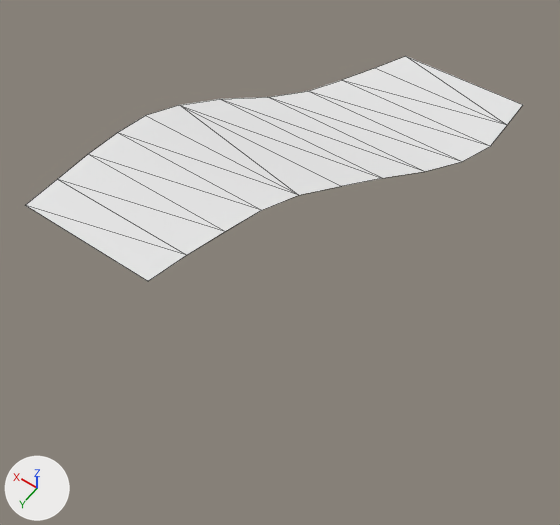
The OBJ model VektoriaApp/models/RoadTiles/RoadTiles_Curve_UpDown/RoadTiles_Curve_L_Down/ground/RoadTile_Curve_L_Down_ground.obj, before and after one commit.
The view is the same before and after, from a 50 mm camera at (-164.0, 321.0, 354.0) aimed at (19.0, 65.0, -48.0). Every picture has the same lights, and +X, +Y and +Z are marked at lower left. Mesh edges are drawn as thin lines. Where no turn or scale is listed for an object, it has been applied to the vertices.

The first picture shows 'Rocks_LowPoly1_Cube.000'.
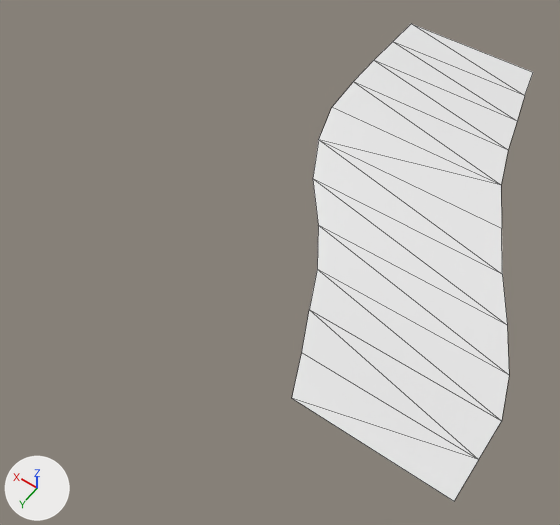
Patch to the scene script:
```diff
--- a/VektoriaApp/models/RoadTiles/RoadTiles_Curve_UpDown/RoadTiles_Curve_L_Down/ground/RoadTile_Curve_L_Down_ground.obj.py
+++ b/VektoriaApp/models/RoadTiles/RoadTiles_Curve_UpDown/RoadTiles_Curve_L_Down/ground/RoadTile_Curve_L_Down_ground.obj.py
@@ me_rocks_lowpoly1_cube_000 @@
 me_rocks_lowpoly1_cube_000.from_pydata(...)  # 34 vertices, 22 faces, 5 loose edges; spans x -50.0..150.0, y -150.0..150.0, z -30.0..0.0
 # used by ob_rocks_lowpoly1_cube_000; location = (0.0, 0.0, 0.0)
-me_rocks_lowpoly1_cube_000.materials.append(mat_road_007)  # white #e7e7e7
+# me_rocks_lowpoly1_cube_000 part 1: the loose piece of 24 vertices spanning x -50.0..150.0, y -150.0..150.0, z -30.0..0.0 is mirrored in y about its middle, then moved by (-100.0, 0.0, 0.0)
```

Location of each change, [x1, y1, x2, y2] in pixels of the pictures (560 x 525 px):
'Rocks_LowPoly1_Cube.000', reshaped (51% narrower, 112% taller)
    before: [26, 56, 523, 281]
    after: [292, 24, 533, 501]
